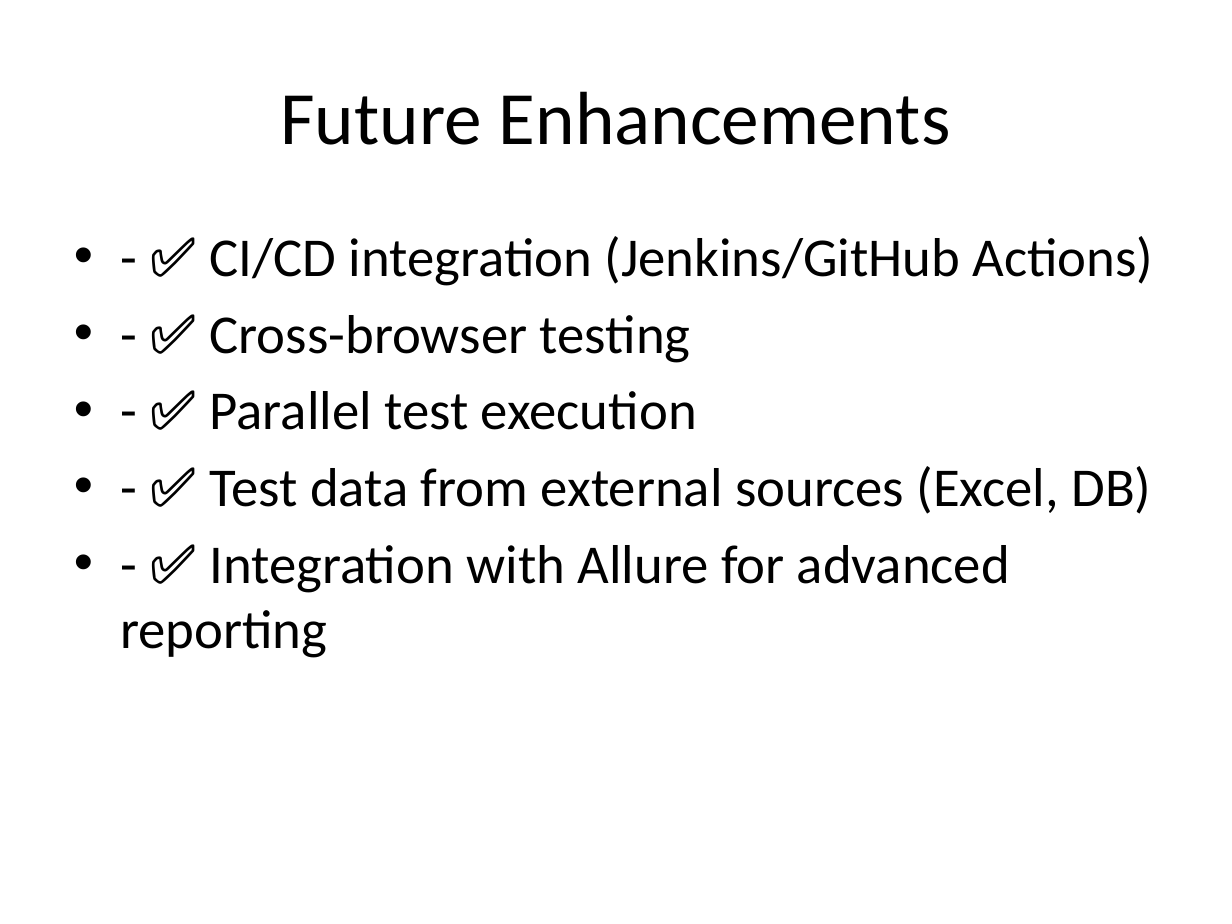
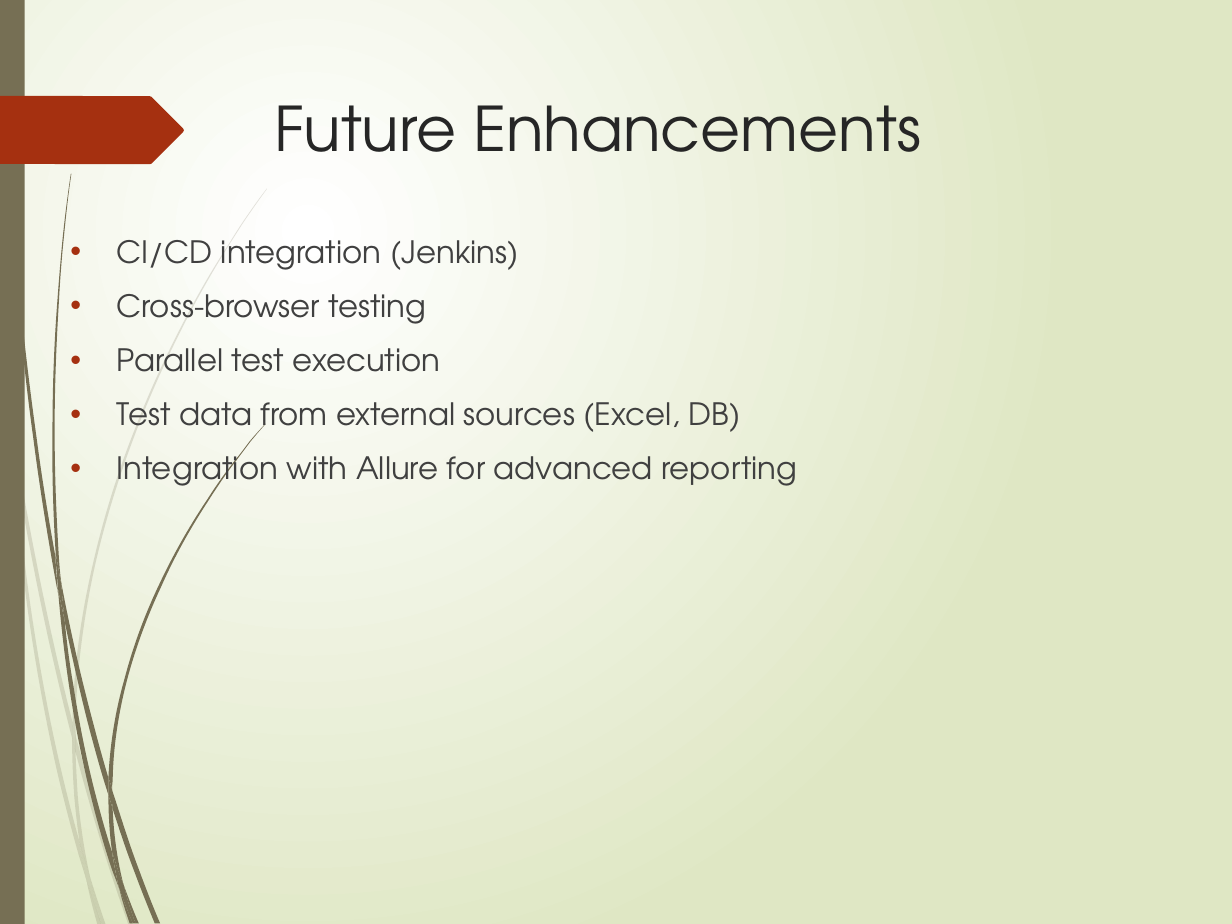
Before and after one commit to salmasayed372002/WEB-AUTOMATION-, a slide deck: slide 12 of AwesomeQa_Automation_Presentation.pptx (slide 10 before the commit). Drawn at 1232x924 pixels with LibreOffice and Linux fonts; fonts in the diff are those of the drawing. Boxes give left, top, right and bottom in pixels: in the first picture for what was removed or moved away, otherwise in the second. Text is boxed around its words. In the diff, an @@ line names an element or a change of style, - is before the commit and + after.

```diff
--- a/AwesomeQa_Automation_Presentation.pptx
+++ b/AwesomeQa_Automation_Presentation.pptx
@@ background #FFFFFF to gradient #FFFFFF to #DFE8C4 @@
@@ rectangle added at (0,0,25,924), fill #766F54 @@
@@ title "Future Enhancements": place and size @@
-title "Future Enhancements" at (280,91,951,145)
+title "Future Enhancements" at (274,105,921,152)
@@ title "Future Enhancements" at (274,105,921,152): size 44 to 36 pt, font Calibri to TeX Gyre Adventor, text colour #000000 to #262626; alignment centre to left; vertical alignment middle to top @@
@@ freeform shape added at (0,96,184,165), fill #A53010 @@
@@ text at (117,240,798,495): text changed; size 32 to 18 pt; font Calibri to TeX Gyre Adventor; text colour #000000 to #404040 @@
-• - ✅ CI/CD integration (Jenkins/GitHub Actions)
-• - ✅ Cross-browser testing
-• - ✅ Parallel test execution
-• - ✅ Test data from external sources (Excel, DB)
-• - ✅ Integration with Allure for advanced reporting
+• CI/CD integration (Jenkins)
+• Cross-browser testing
+• Parallel test execution
+• Test data from external sources (Excel, DB)
+• Integration with Allure for advanced reporting
@@ group added at (0,188,267,924): 10 freeform shapes @@
@@ group added at (2,0,266,924): 12 freeform shapes @@
```
Also in this commit, not shown: 7 other slides changed, 5 slides added, 4 slides removed, 3 other files.
